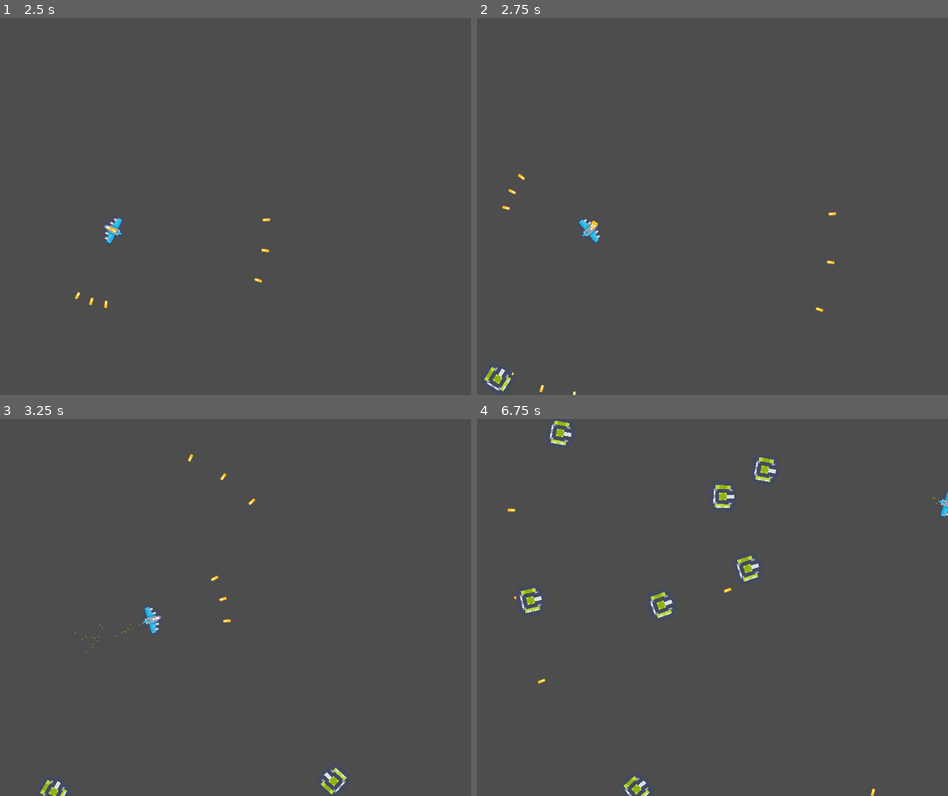
Above: before the commit, frames 1-4 (two rows, left to right).
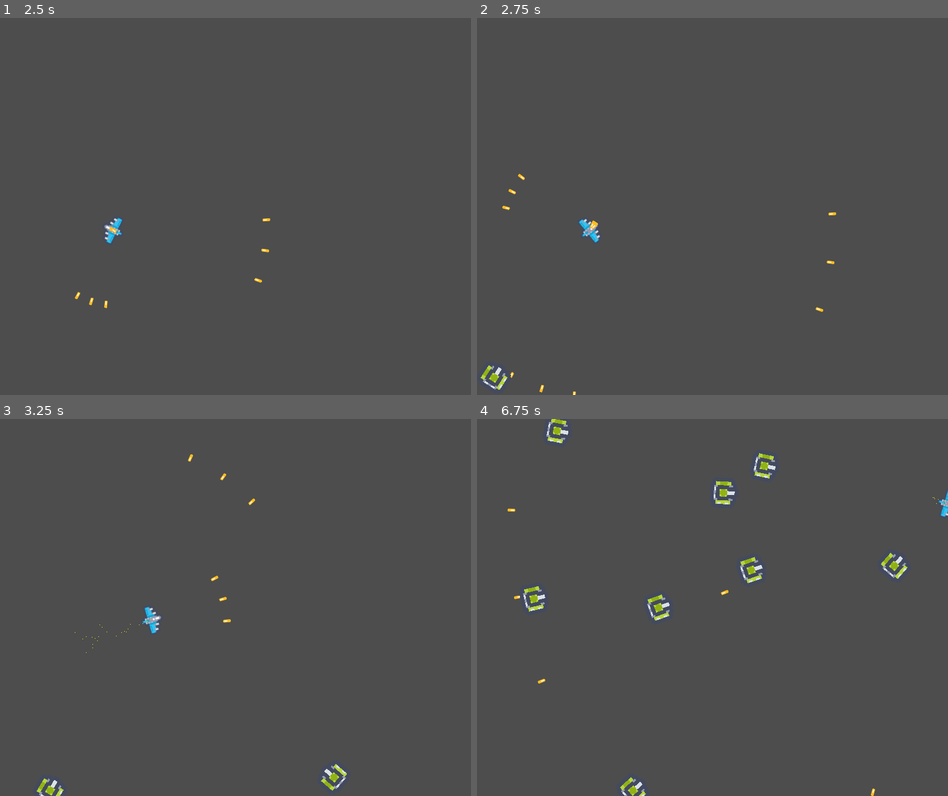
Above: after the commit, the same moments.

Repository: nbogie/godot-asteroids-ish-gdscript
Game: Godot game, scene res://main_scene_node.tscn
Two runs of this game, one before a commit and one after it. Both use one fixed random seed, a clock stepped at 60 frames per second and the inputs below.
Inputs:
- Up to frame 1 (2.5 s): tap Enter at 0.5 s; hold Right (move_right) 0.53-1.28 s; hold Space (fire) 0.53-1.28 s; hold Left (move_left) 1.28-2.03 s; tap Space (fire) at 1.35 s; hold Right (move_right) from 2.03 s (still down); hold Space (fire) from 2.03 s (still down)
- Up to frame 2 (2.75 s): keep holding Right (move_right); keep holding Space (fire)
- Up to frame 3 (3.25 s): release Right (move_right) at 2.78 s; release Space (fire) at 2.78 s; hold Shift (thrust) from 2.78 s (still down); tap Space (fire) at 2.85 s
- Up to frame 4 (6.75 s): release Shift (thrust) at 3.53 s; hold Space (fire) 3.53-4.28 s; hold Left (move_left) 3.53-5.78 s; tap Space (fire) at 4.35, 5.85 s; hold Space (fire) 5.03-5.78 s; hold Right (move_right) 5.78-6.53 s; hold Shift (thrust) from 6.53 s (still down); hold Space (fire) from 6.53 s (still down)

Frame 1 is identical in both runs. In frame 2, 0.2% of the frame differs, in the area x 0-8%, y 92-100%; in frame 3, 0.4%; in frame 4, 1.5%, in the area x 8-92%, y 0-100%.

Commit message:
velocity and position unused - mob is a rigidbody2d which handles those directly

Diff:
--- a/mob.gd
+++ b/mob.gd
@@ -1,20 +1,16 @@
 extends RigidBody2D
 
-signal fire;
+signal fire(position, angle);
 
-@export var velocity:Vector2 = Vector2.ZERO
 @export var target = null;
 
 # Called when the node enters the scene tree for the first time.
 func _ready():
 	var mob_types = $AnimatedSprite2D.sprite_frames.get_animation_names()
 	$AnimatedSprite2D.play(mob_types[randi() % mob_types.size()])
-	velocity = Vector2.from_angle(randf_range(0, 2 * PI)) * 4
 
 # Called every frame. 'delta' is the elapsed time since the previous frame.
-func _process(delta: float) -> void:
-	position += velocity
-
+func _process(_delta: float) -> void:
 	var targetPos = Vector2(target.position)
 	var toTarget = targetPos - position
 	rotation = toTarget.angle() - PI/2
